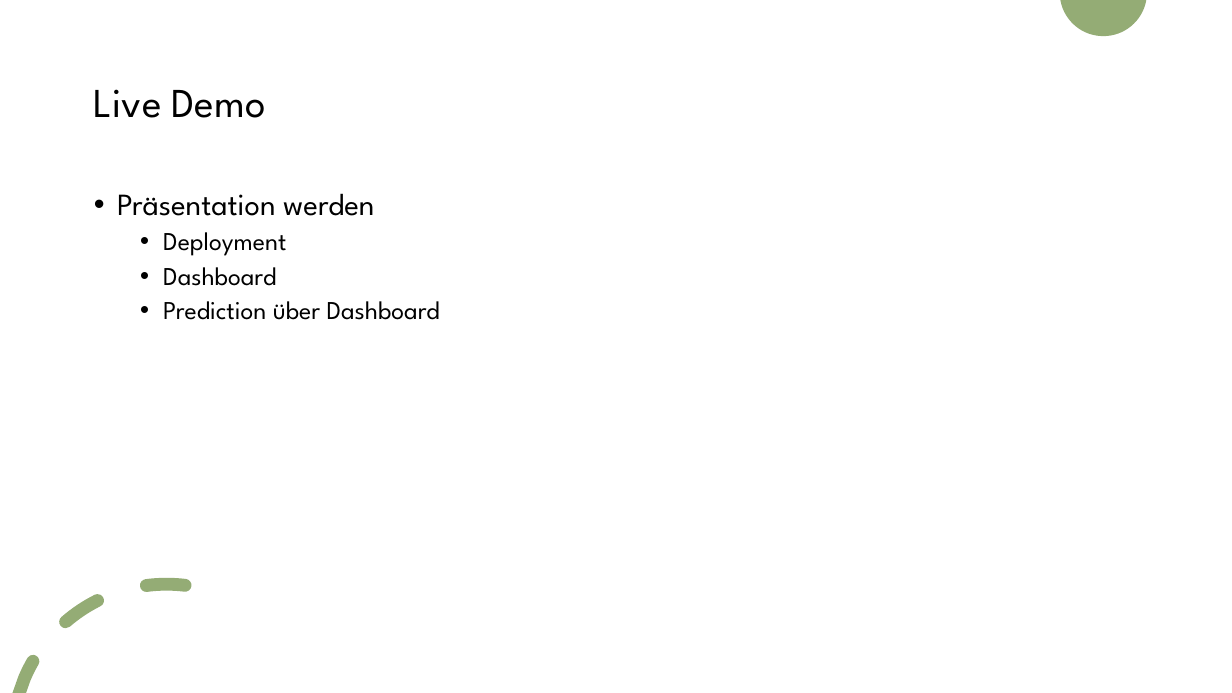
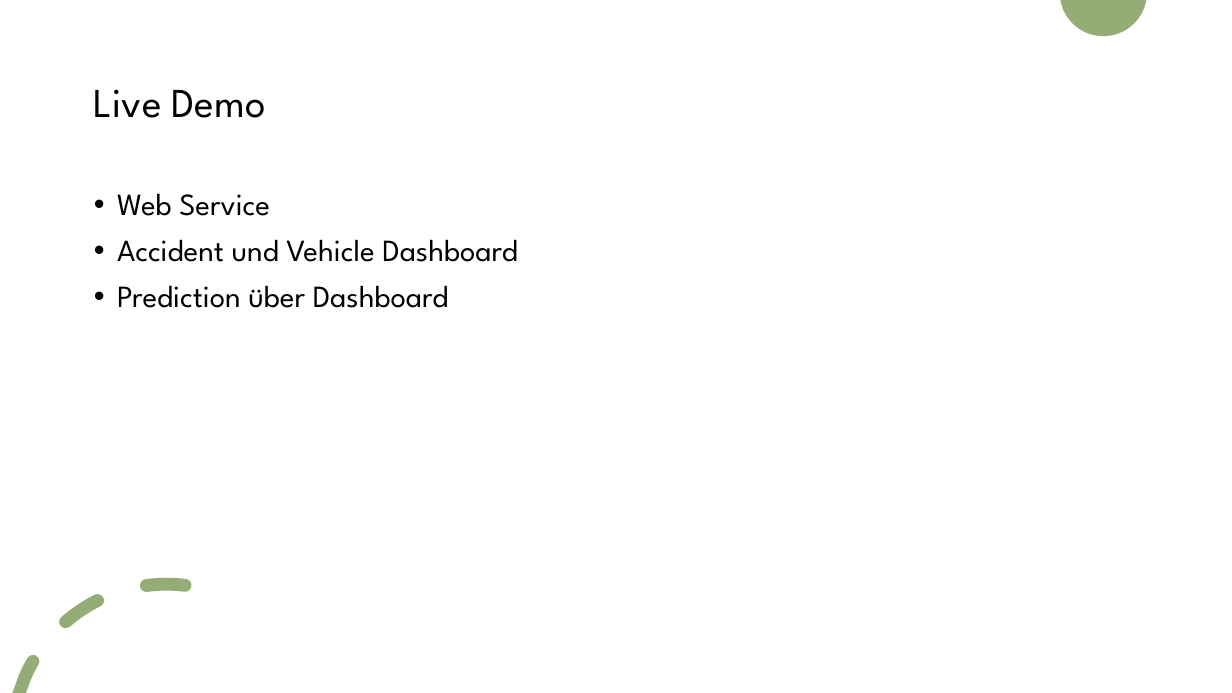
Before and after one commit to jojopirker/sdcProject, a slide deck: slide 8 of etc/final_presentation_v1.pptx. Drawn at 1232x693 pixels with LibreOffice and Linux fonts; fonts in the diff are those of the drawing. Boxes give left, top, right and bottom in pixels: in the first picture for what was removed or moved away, otherwise in the second. Text is boxed around its words. In the diff, an @@ line names an element or a change of style, - is before the commit and + after.

Commit message:
presentation last changes

```diff
--- a/etc/final_presentation_v1.pptx
+++ b/etc/final_presentation_v1.pptx
@@ text at box(117, 193, 518, 262): text changed; size 20 to 24 pt @@
-• Präsentation werden
-  • Deployment
-  • Dashboard
+• Web Service
+• Accident und Vehicle Dashboard
@@ text at box(117, 285, 449, 308): size 20 to 24 pt in "Prediction über Dashboard"; list level 2 to 1 in "Prediction über Dashboard" @@
```
Also in this commit, not shown: 1 other slide changed.
